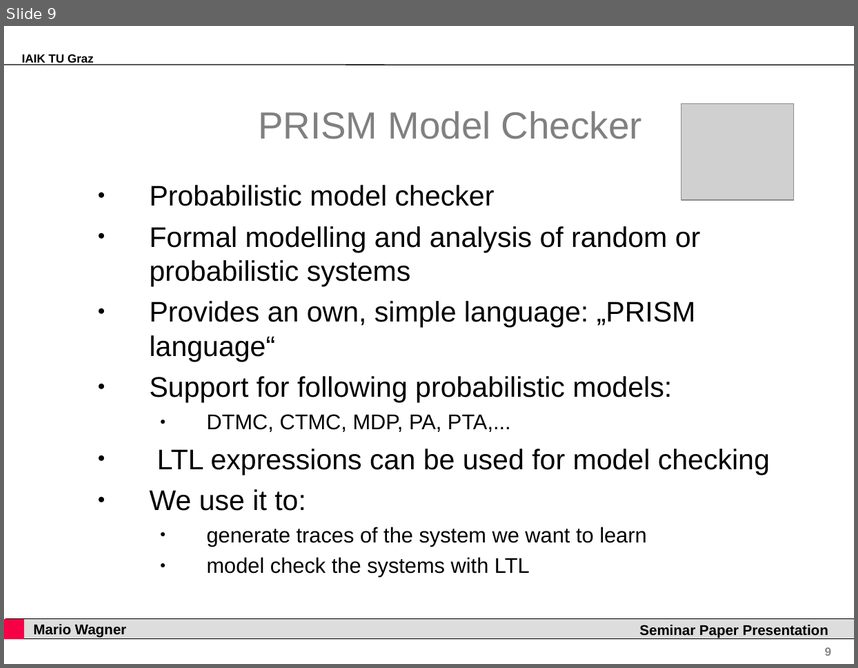
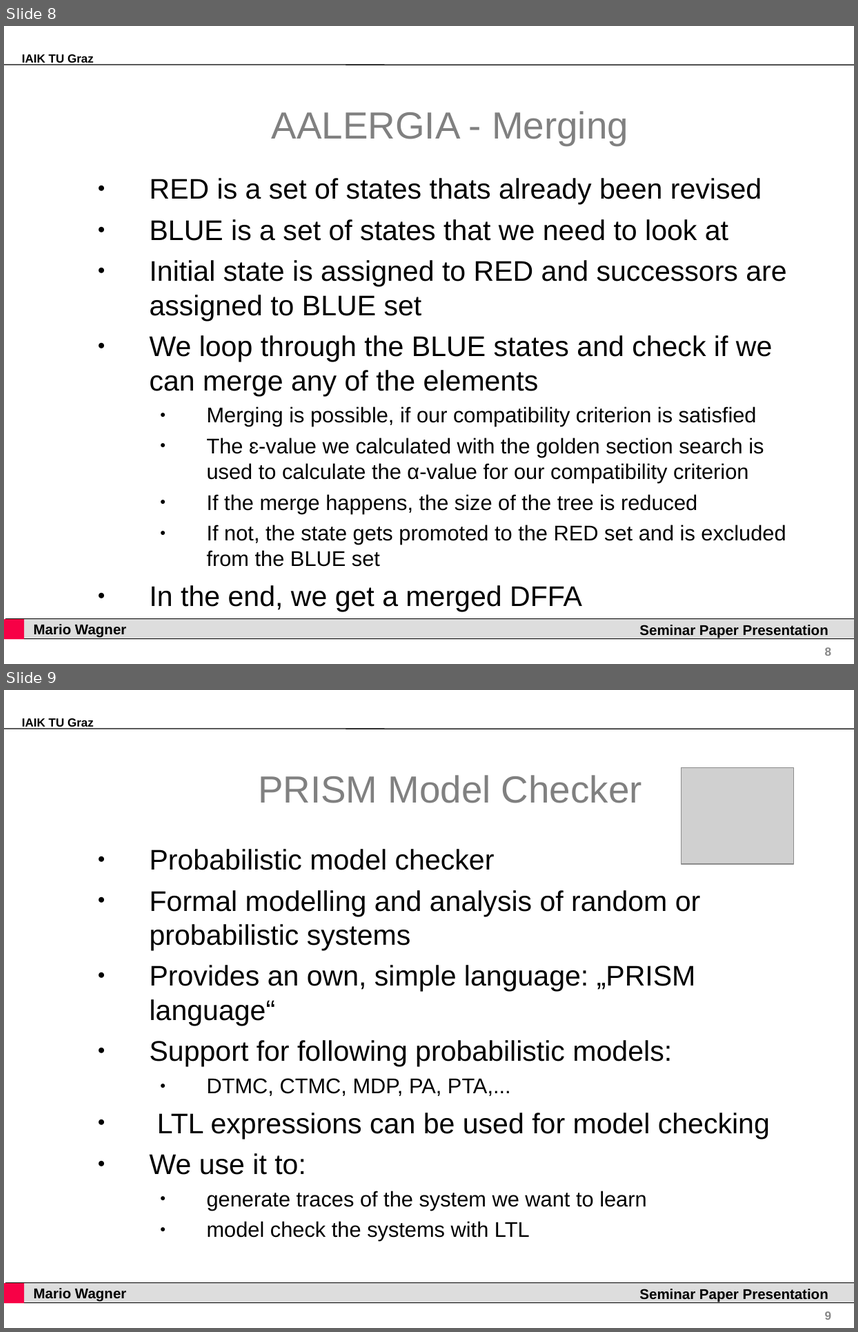
Before and after one commit to grashupfa/seminar, a slide deck: presentation/seminarpaper.ppt. Shown one above the other, each under a label of ours: slide 9 before the commit, slides 8 and 9 after it. The pictures are 858x668 and 858x1332 pixels, drawn with LibreOffice and Linux fonts; fonts in the diff are those of the drawing; grey boxes stand for pictures; background and template pictures are left out. Boxes give left, top, right and bottom in pixels: in the first picture for what was removed or moved away, otherwise in the second. Text is boxed around its words. In the diff, an @@ line names an element or a change of style, - is before the commit and + after.

```diff
--- a/presentation/seminarpaper.ppt
+++ b/presentation/seminarpaper.ppt
@@ slide 8 added at [4,26,854,664], background #FFFFFF; not listed: 6 template elements that a slide beside it also shows @@
@@ title added at [272,111,628,145], 32 pt, text #808080 @@
+AALERGIA - Merging
@@ text added at [150,178,786,611], 18 pt, text #000000 @@
+● RED is a set of states thats already been revised
+● BLUE is a set of states that we need to look at
+● Initial state is assigned to RED and successors are assigned to BLUE set
+● We loop through the BLUE states and check if we can merge any of the elements
+  ● Merging is possible, if our compatibility criterion is satisfied
+  ● The ɛ-value we calculated with the golden section search is used to calculate the α-value for our compatibility criterion
+  ● If the merge happens, the size of the tree is reduced
+  ● If not, the state gets promoted to the RED set and is excluded from the BLUE set
+● In the end, we get a merged DFFA
```
Also in this commit, not shown: 4 slides changed, 1 other slide added, 2 slides removed, 1 other file.
